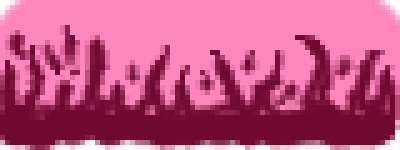
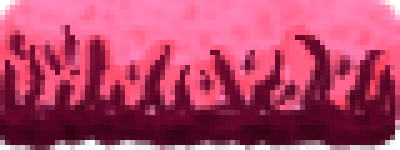
Layers edited between the first and the second 400 x 150 image:
painted on "Flesh" over 0, 35, 400, 150
painted on "Block" over 0, 0, 400, 145
